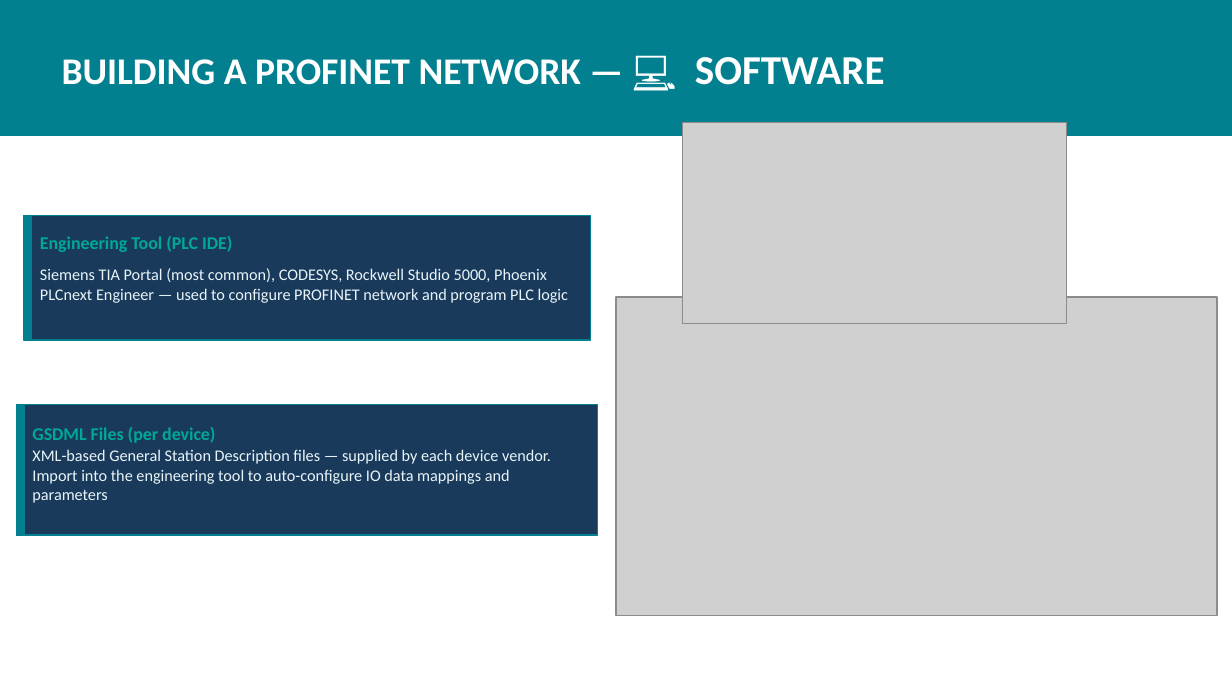
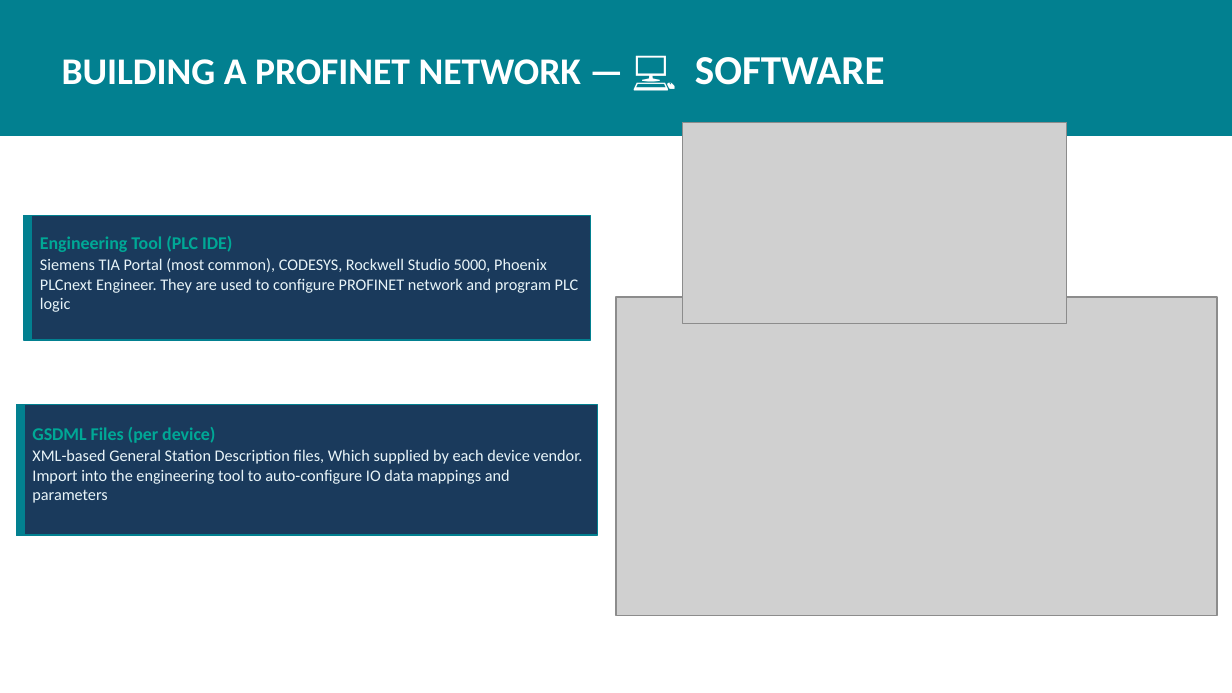
Before and after one commit to MoAbdoHSHL/Hardware-Engineering-Gr_A3, a slide deck: slide 7 of PROFINET_Protocol_Final_B2.pptx. Drawn at 1232x693 pixels with LibreOffice and Linux fonts; fonts in the diff are those of the drawing; grey boxes stand for pictures. Boxes give left, top, right and bottom in pixels: in the first picture for what was removed or moved away, otherwise in the second. Text is boxed around its words. In the diff, an @@ line names an element or a change of style, - is before the commit and + after.

```diff
--- a/PROFINET_Protocol_Final_B2.pptx
+++ b/PROFINET_Protocol_Final_B2.pptx
@@ text at (x1=40, y1=258, x2=579, y2=312): text changed @@
-Siemens TIA Portal (most common), CODESYS, Rockwell Studio 5000, Phoenix PLCnext Engineer — used to configure PROFINET network and program PLC logic
+Siemens TIA Portal (most common), CODESYS, Rockwell Studio 5000, Phoenix PLCnext Engineer. They are used to configure PROFINET network and program PLC logic
@@ text at (x1=32, y1=449, x2=582, y2=503): text changed @@
-XML-based General Station Description files — supplied by each device vendor. Import into the engineering tool to auto-configure IO data mappings and parameters
+XML-based General Station Description files, Which supplied by each device vendor. Import into the engineering tool to auto-configure IO data mappings and parameters
```
Also in this commit, not shown: 7 other slides changed, 5 slides added, 9 slides removed, 6 other files.
